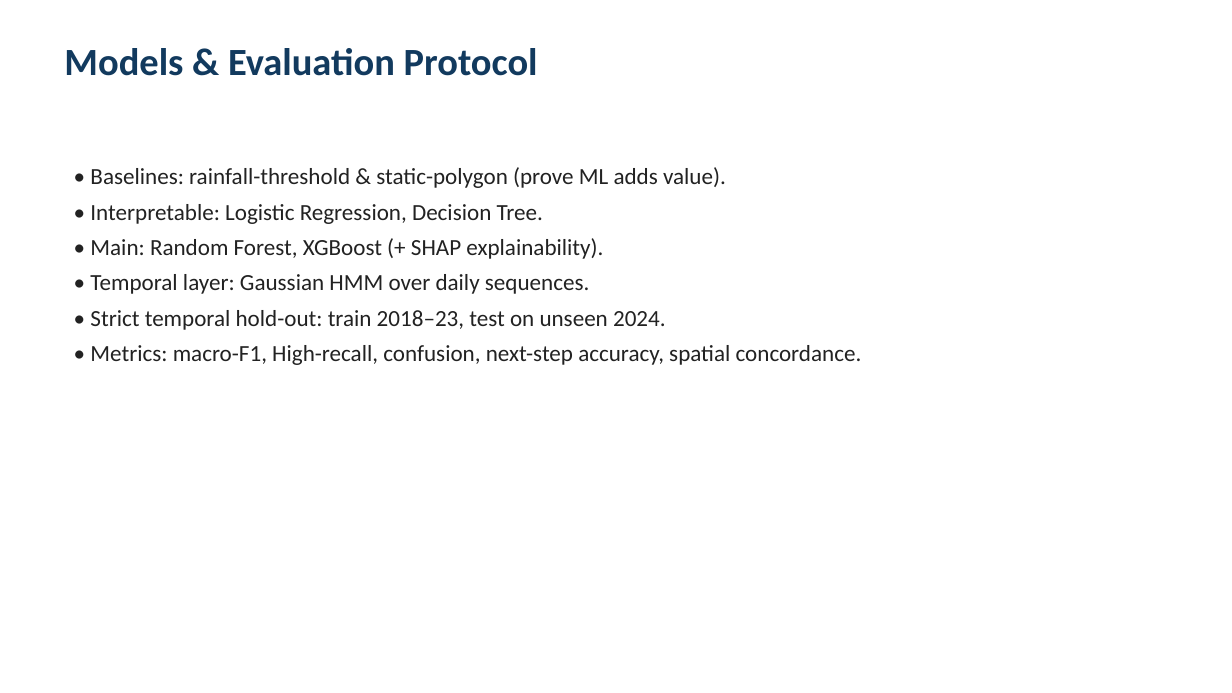
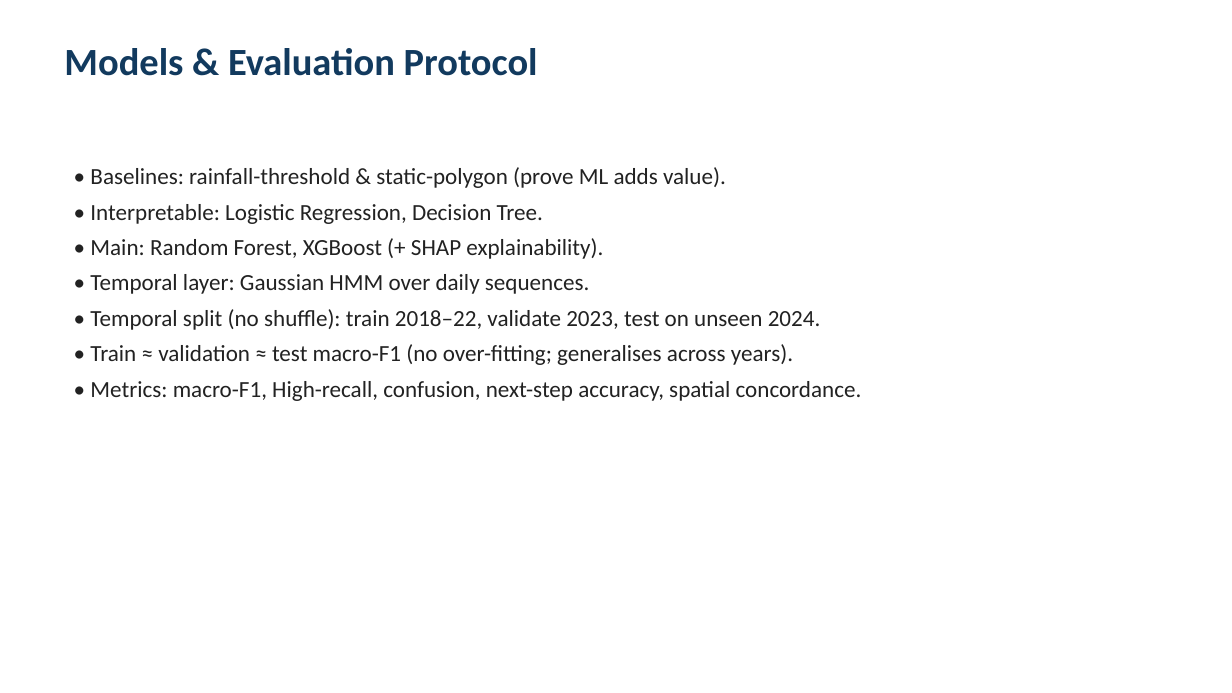
Before and after one commit to kellenmurerwa/flood-risk-hmm-rwanda, a slide deck: slide 7 of Flood_Risk_Defense_Slides.pptx. Drawn at 1232x693 pixels with LibreOffice and Linux fonts; fonts in the diff are those of the drawing. Boxes give left, top, right and bottom in pixels: in the first picture for what was removed or moved away, otherwise in the second. Text is boxed around its words. In the diff, an @@ line names an element or a change of style, - is before the commit and + after.

```diff
--- a/Flood_Risk_Defense_Slides.pptx
+++ b/Flood_Risk_Defense_Slides.pptx
@@ text at (x1=90, y1=309, x2=821, y2=365): text changed @@
-• Strict temporal hold-out: train 2018–23, test on unseen 2024.
+• Temporal split (no shuffle): train 2018–22, validate 2023, test on unseen 2024.
+• Train ≈ validation ≈ test macro-F1 (no over-fitting; generalises across years).
```
Also in this commit, not shown: 8 other slides changed, 26 other files.
